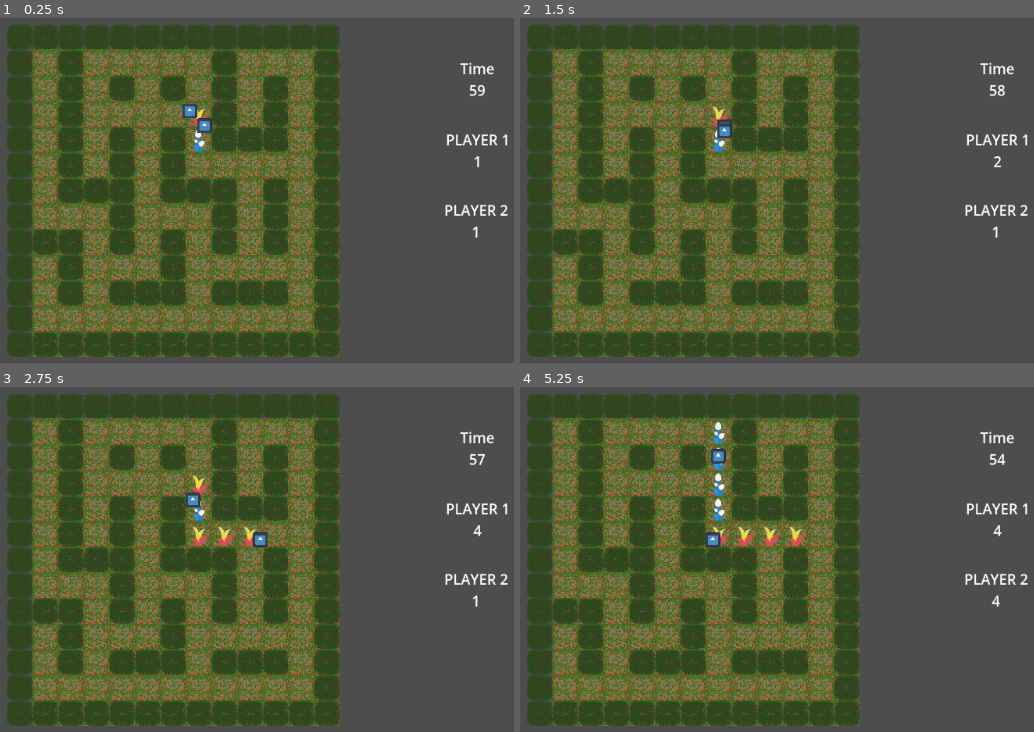
Above: before the commit, frames 1-4 (two rows, left to right).
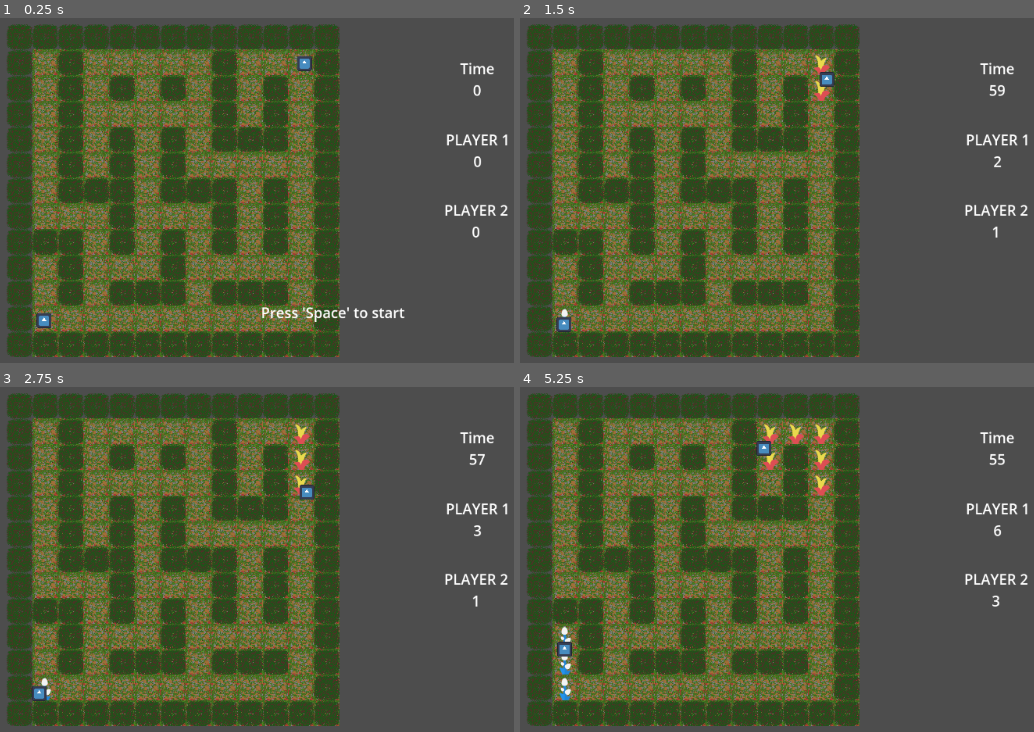
Above: after the commit, the same moments.

Repository: Pixelazation/CutTheCrop
Game: Godot game, scene res://scenes/test.tscn
Same seed, same stepped clock (60 frames per second), same inputs: the game is played once before the commit and once after it. The engine's default icon, where the game draws it, is replaced by a stand-in: a white triangle on a blue panel in a dark square.
Inputs:
- Up to frame 1 (0.25 s): no input
- Up to frame 2 (1.5 s): tap Space at 0.5, 0.6, 0.77, 1.07, 1.25 s; hold Right (p1_right) 0.53-1.28 s; hold Down (p1_down) from 1.28 s (still down); tap S (p2_down) at 1.35 s
- Up to frame 3 (2.75 s): tap Space at 1.52, 1.55, 1.82, 2.3 s; release Down (p1_down) at 2.03 s; hold Right (p1_right) from 2.03 s (still down); hold A (p2_left) from 2.03 s (still down)
- Up to frame 4 (5.25 s): tap Enter at 2.75 s; release Right (p1_right) at 2.78 s; release A (p2_left) at 2.78 s; hold Up (p1_up) 2.78-3.53 s; tap D (p2_right) at 2.85 s; tap Space at 3.02, 3.05, 3.32, 3.77, 3.8, 4.07, 4.35, 4.52, 4.82, 5 s; hold W (p2_up) 3.53-4.28 s; hold Left (p1_left) 3.53-5.03 s; hold Down (p1_down) from 5.03 s (still down); hold S (p2_down) from 5.03 s (still down)

The runs differ from the first frame. In frame 1, 1.2% of the frame differs, in the area x 7-95%, y 11-90%; in frame 2, 0.8%; in frame 3, 1.3%; in frame 4, 2.0%, in the area x 7-95%, y 10-92%.

Commit message:
[start&restart][Samuel] I added start and restart

Diff:
--- a/Globals.gd
+++ b/Globals.gd
@@ -1,3 +1,6 @@
 extends Node
 
 var grid_size = 11
+
+var player1_score = 0
+var player2_score = 0
--- a/scenes/player.gd
+++ b/scenes/player.gd
@@ -44,12 +44,14 @@
 
 	if (!tile_data):
 		score += 1
+		Globals.player1_score+=1
 		return
 
 	var crop = tile_data.get_custom_data("environment")
 
 	if crop != "crop1":
 		score += 1
+		Globals.player1_score+=1
 	if crop == "crop2":
 		opponent.score -= 1
 
--- a/scenes/player2.gd
+++ b/scenes/player2.gd
@@ -44,12 +44,14 @@
 
 	if (!tile_data):
 		score += 1
+		Globals.player2_score +=1
 		return
 
 	var crop = tile_data.get_custom_data("environment")
 
 	if crop != "crop2":
 		score += 1
+		Globals.player2_score +=1
 	if crop == "crop1":
 		opponent.score -= 1
 
--- /dev/null
+++ b/scenes/press_space.gd
@@ -0,0 +1,11 @@
+extends Label
+
+func _ready():
+	get_tree().paused = true  # Pause the game at the start
+	process_mode = Node.PROCESS_MODE_ALWAYS  # Ensure input is processed even when paused
+
+func _input(event):
+	if event is InputEventKey and event.pressed and event.keycode == KEY_SPACE:
+		get_tree().paused = false  # Unpause the game
+		self.visible = false  # Hide the label
+		set_process_input(false)  # Stop processing input for this label
--- /dev/null
+++ b/scenes/test.gd
@@ -0,0 +1,7 @@
+extends Node2D
+
+func pause():
+	get_tree().paused = true
+
+func unpause():
+	get_tree().paused = false
--- a/scenes/test.tscn
+++ b/scenes/test.tscn
@@ -1,6 +1,7 @@
-[gd_scene load_steps=18 format=3 uid="uid://be5yov30ml8vi"]
+[gd_scene load_steps=20 format=3 uid="uid://be5yov30ml8vi"]
 
 [ext_resource type="Texture2D" uid="uid://c36y7fq26u0i" path="res://icon.svg" id="1_errlg"]
+[ext_resource type="Script" uid="uid://bgswc4hcnis2j" path="res://scenes/test.gd" id="1_ghpyy"]
 [ext_resource type="Script" uid="uid://uyllgd5hyl1y" path="res://scenes/player.gd" id="2_bl13t"]
 [ext_resource type="Script" uid="uid://de2wqvixb848b" path="res://scenes/maze_gen.gd" id="2_lpvoh"]
 [ext_resource type="Texture2D" uid="uid://tdjw50sfs34n" path="res://tilemaps/placeholder.png" id="3_74lek"]
@@ -9,6 +10,7 @@
 [ext_resource type="TileSet" uid="uid://rjsm7g3cej5a" path="res://tilemaps/LevelTiles.tres" id="5_jcd4p"]
 [ext_resource type="Script" uid="uid://dkm2ta7rdmja8" path="res://scenes/player2.gd" id="7_at5dv"]
 [ext_resource type="LabelSettings" uid="uid://bskrmd167cp2r" path="res://styles/labels/score_labels.tres" id="9_uacia"]
+[ext_resource type="Script" uid="uid://dnqyorn34p4k7" path="res://scenes/press_space.gd" id="10_ajshl"]
 [ext_resource type="Script" uid="uid://c5l2bwuk7okwj" path="res://scenes/timer.gd" id="10_yk7ts"]
 
 [sub_resource type="TileSetAtlasSource" id="TileSetAtlasSource_lpvoh"]
@@ -401,6 +403,7 @@
 size = Vector2(35, 34.5)
 
 [node name="Node" type="Node2D"]
+script = ExtResource("1_ghpyy")
 
 [node name="TileMapLayer" type="TileMapLayer" parent="."]
 position = Vector2(-537, -187)
@@ -417,7 +420,7 @@
 tile_set = ExtResource("5_jcd4p")
 
 [node name="Player1" type="CharacterBody2D" parent="TileMapLayer"]
-position = Vector2(390, 153)
+position = Vector2(677, 34)
 script = ExtResource("2_bl13t")
 
 [node name="CollisionShape2D" type="CollisionShape2D" parent="TileMapLayer/Player1"]
@@ -431,7 +434,7 @@
 centered = false
 
 [node name="Player2" type="CharacterBody2D" parent="TileMapLayer"]
-position = Vector2(439, 192)
+position = Vector2(27, 679)
 collision_layer = 2
 collision_mask = 2
 script = ExtResource("7_at5dv")
@@ -477,6 +480,55 @@
 label_settings = ExtResource("9_uacia")
 horizontal_alignment = 1
 
+[node name="StartPopup" type="VBoxContainer" parent="UI"]
+layout_mode = 0
+offset_left = -239.0
+offset_top = 537.0
+offset_right = 121.0
+offset_bottom = 641.0
+
+[node name="PressSpaceToStart" type="Label" parent="UI/StartPopup"]
+layout_mode = 2
+text = "Press 'Space' to start"
+label_settings = ExtResource("9_uacia")
+horizontal_alignment = 1
+script = ExtResource("10_ajshl")
+
+[node name="PressSpaceToRestart" type="Label" parent="UI/StartPopup"]
+visible = false
+layout_mode = 2
+text = "Press 'Space' to restart"
+label_settings = ExtResource("9_uacia")
+horizontal_alignment = 1
+
+[node name="GameResultsPopup" type="VBoxContainer" parent="UI"]
+layout_mode = 0
+offset_left = -239.0
+offset_top = 169.0
+offset_right = 121.0
+offset_bottom = 327.0
+
+[node name="WinnerPlayer1" type="Label" parent="UI/GameResultsPopup"]
+visible = false
+layout_mode = 2
+text = "Player 1 Wins"
+label_settings = ExtResource("9_uacia")
+horizontal_alignment = 1
+
+[node name="WinnerPlayer2" type="Label" parent="UI/GameResultsPopup"]
+visible = false
+layout_mode = 2
+text = "Player 2 Wins"
+label_settings = ExtResource("9_uacia")
+horizontal_alignment = 1
+
+[node name="Draw" type="Label" parent="UI/GameResultsPopup"]
+visible = false
+layout_mode = 2
+text = "Draw"
+label_settings = ExtResource("9_uacia")
+horizontal_alignment = 1
+
 [node name="P2 Info" type="VBoxContainer" parent="UI"]
 layout_mode = 0
 offset_left = 219.0
--- a/scenes/timer.gd
+++ b/scenes/timer.gd
@@ -1,6 +1,31 @@
 extends Timer
 
 @onready var clock = $"../Clock"
+@onready var winnerPlayer1 = $"../../GameResultsPopup/WinnerPlayer1"
+@onready var winnerPlayer2 = $"../../GameResultsPopup/WinnerPlayer2"
+@onready var draw = $"../../GameResultsPopup/Draw"
+@onready var restart = $"../../StartPopup/PressSpaceToRestart"
+
+var game_over = false  # Flag to check if the game is over
 
 func _process(delta):
-	clock.text = str(int(time_left))
+	clock.text = str(int(time_left))  # Update clock text
+	if time_left == 0 and not game_over:
+		game_over = true  # Set game over flag
+		show_results()
+		get_tree().paused = true  # Pause the game
+		process_mode = Node.PROCESS_MODE_ALWAYS # Allow input handling even when paused
+
+func _input(event):
+	if game_over and event is InputEventKey and event.pressed and event.keycode == KEY_SPACE:
+		get_tree().paused = false  # Unpause before reloading
+		get_tree().reload_current_scene()
+
+func show_results():
+	if Globals.player1_score > Globals.player2_score:
+		winnerPlayer1.visible = true
+	elif Globals.player1_score < Globals.player2_score:
+		winnerPlayer2.visible = true
+	else:
+		draw.visible = true
+	restart.visible = true
--- /dev/null
+++ b/scenes/winner.gd
@@ -0,0 +1 @@
+extends Label
Not shown, added: scenes/press_space.gd.uid
Not shown, added: scenes/test.gd.uid
Not shown, added: scenes/winner.gd.uid
